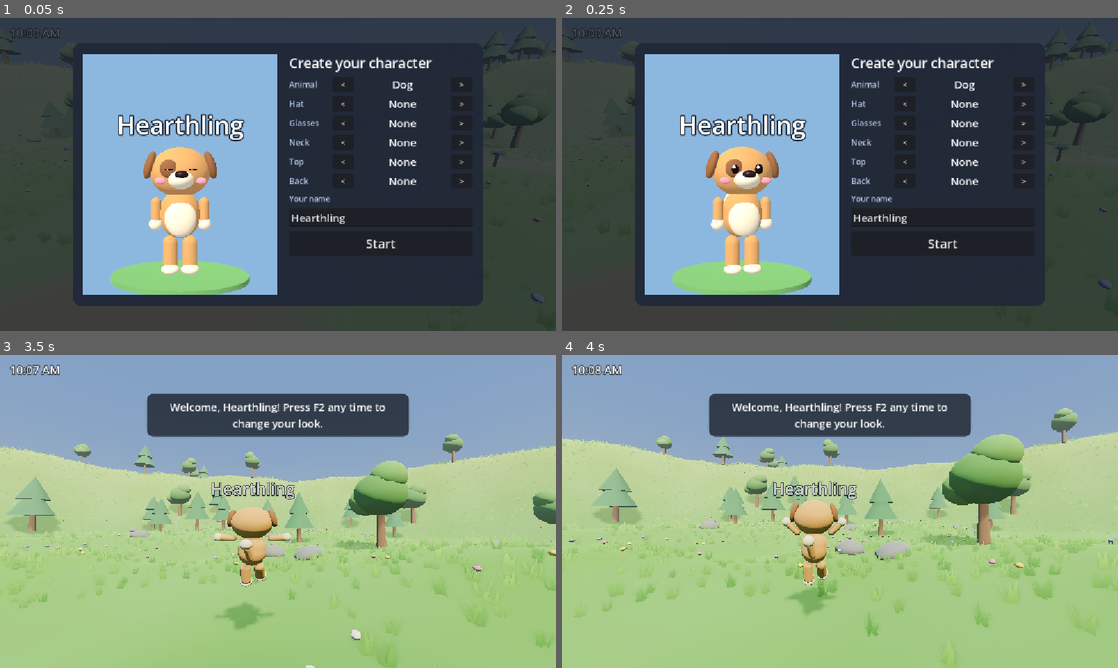
Above: before the commit, frames 1-4 (two rows, left to right).
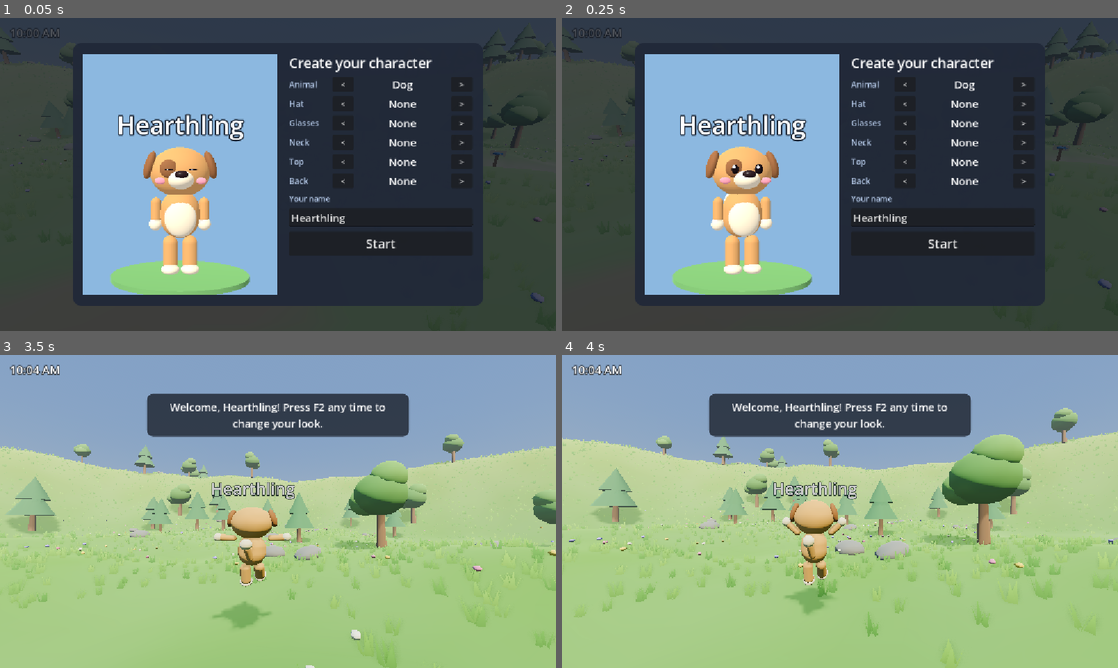
Above: after the commit, the same moments.

Repository: poncema4/Hearthwild
Game: Godot game, scene res://scenes/world/world.tscn
The game is run twice, just before and just after one commit, with the same random seed, the same clock (stepped at 60 frames per second) and the same inputs.
Inputs (mouse positions are in pixels of both pictures, inside the frame that each line leads up to):
- Up to frame 1 (0.05 s): no input
- Up to frame 2 (0.25 s): no input
- Up to frame 3 (3.5 s): click "Start" at 0.5 s; tap F at 1.25, 2, 2.75 s; move the mouse to (305, 511) at 1.27 s; hold W (move_forward) from 1.28 s (still down); tap E (interact) at 1.35, 2.85 s; click (305, 511) at 1.42 s; tap Space (jump) at 1.52, 1.82, 2.27, 2.57 s; move the mouse to (250, 511) at 2.02 s; tap Shift (sprint) at 2.1 s; move the mouse to (289, 505) at 2.77 s
- Up to frame 4 (4 s): keep holding W (move_forward); tap F at 3.5 s; move the mouse to (834, 517) at 3.52 s; tap Shift (sprint) at 3.6 s; click (834, 517) at 3.67 s; tap Space (jump) at 3.77 s

The runs differ from the first frame. In frame 3, less than 0.1% of the frame differs, in the area x 2-73%, y 3-84%; in frame 4, less than 0.1%.

Commit message:
feat: 20-minute Minecraft-style day (about 10 minutes of night) + roadmap
- DayNight.DEFAULT_DAY_LENGTH = 1200 s (was 720). Tests read the constant; the clock-rate
  test now fails for any other day length (checked with 720 and 900).
- Roadmap recorded in docs/VISION.md and AGENTS.md section 13: bigger world and village,
  realistic lake, shared screen place, Health + zombies with sunlight burn, UI/UX passes.

Co-Authored-By: Claude Sonnet 5.5 <noreply@anthropic.com>

Diff:
--- a/scripts/world/day_night.gd
+++ b/scripts/world/day_night.gd
@@ -4,7 +4,7 @@
 ## moon at night, sky/fog colours with orange dusk and dawn, dimmer ambient light,
 ## and lamps that switch on after dark.
 ##
-## One in-game day lasts `day_length_seconds` of real time (12 minutes by default).
+## One in-game day lasts `day_length_seconds` of real time (20 minutes by default, like Minecraft: about 10 of them are night).
 ## Hour 0 is midnight, 12 is noon; the sun rises at 6 and sets at 18. The clock
 ## runs on the physics tick, so it is deterministic in tests.
 ##
@@ -18,7 +18,9 @@
 signal night_started
 signal day_started
 
-@export var day_length_seconds: float = 720.0
+const DEFAULT_DAY_LENGTH := 1200.0
+
+@export var day_length_seconds: float = DEFAULT_DAY_LENGTH
 @export_range(0.0, 24.0) var start_hour: float = 10.0
 @export var paused: bool = false
 @export var sun_path: NodePath = ^"../Sun"
--- a/tests/functional/test_daynight.gd
+++ b/tests/functional/test_daynight.gd
@@ -105,13 +105,13 @@
 	kit.check("lighting is smooth over the day (per 6 game minutes: sun under 0.25, sky under 0.05, night amount under 0.2)",
 			worst_sun < 0.25 and worst_sky < 0.05 and worst_night < 0.2, "worst sun %.3f sky %.3f night %.3f" % [worst_sun, worst_sky, worst_night])
 
-	# 6. The clock runs on the physics tick: 6 s of a 720 s day = 0.2 hours, and it wraps at midnight.
+	# 6. The clock runs on the physics tick: 6 s of the default day (DayNight.DEFAULT_DAY_LENGTH, 20 minutes) = 0.12 hours, and it wraps at midnight.
 	dn.set_time(10.0)
 	dn.paused = false
 	await kit.physics_frames(360)
-	kit.check("a running clock advances 0.2 game hours in 6 real seconds", absf(dn.hour - 10.2) < 0.01, "hour %.3f" % dn.hour)
+	kit.check("a running clock advances 0.12 game hours in 6 real seconds (a 20-minute day)", dn.day_length_seconds == DayNight.DEFAULT_DAY_LENGTH and DayNight.DEFAULT_DAY_LENGTH == 1200.0 and absf(dn.hour - 10.12) < 0.005, "hour %.3f, day %.0f s" % [dn.hour, dn.day_length_seconds])
 	dn.set_time(23.95)
-	await kit.physics_frames(180)
+	await kit.physics_frames(240)
 	kit.check("the clock wraps past midnight", dn.hour < 0.1 and dn.hour > 0.0, "hour %.3f" % dn.hour)
 	dn.paused = true
 	var frozen := dn.hour
@@ -134,7 +134,7 @@
 	await kit.physics_frames(150)
 	dn.paused = true
 	kit.check("day_started fires exactly once as the morning comes", counts["day"] == 1 and counts["night"] == 1, "night %d day %d at hour %.2f" % [counts["night"], counts["day"], dn.hour])
-	dn.day_length_seconds = 720.0
+	dn.day_length_seconds = DayNight.DEFAULT_DAY_LENGTH
 
 	# 8. The village lamps light up at night and are dark by day.
 	var lamps: Array[Node] = kit.tree.get_nodes_in_group(&"night_light")
--- a/tests/functional/test_sleep.gd
+++ b/tests/functional/test_sleep.gd
@@ -137,7 +137,7 @@
 	# 5. Waking: standing beside the bed, free, with a greeting.
 	var hour_awake := clock.hour
 	await kit.physics_frames(60)
-	kit.check("after waking the clock keeps running (about 0.03 h per second of a 12-minute day)", clock.hour > hour_awake + 0.02 and clock.hour < hour_awake + 0.06, "%.3f -> %.3f" % [hour_awake, clock.hour])
+	kit.check("after waking the clock keeps running (0.02 h per second of a 20-minute day)", clock.hour > hour_awake + 0.012 and clock.hour < hour_awake + 0.03, "%.3f -> %.3f" % [hour_awake, clock.hour])
 	clock.paused = true  # back to the kit's frozen clock for the rest of the test
 	var up_box := _bounds(model)
 	kit.check("after waking: free to move, collision back, standing beside the bed (not inside it), on the floor",
--- a/tests/playtests/playtest_daynight.gd
+++ b/tests/playtests/playtest_daynight.gd
@@ -61,7 +61,7 @@
 			"A whole day at one game hour per real second: 9 thumbnails 3 game hours apart (6 AM, 9 AM, 12 PM, 3 PM, 6 PM, 9 PM, 12 AM, 3 AM, 6 AM), the camera fixed on the sky and the plaza.",
 			"The sun climbs from the horizon in the morning, is overhead at noon, sinks toward the other side by 6 PM with an or …(282 unchanged characters)…
 	kit.day_night.paused = true
-	kit.day_night.day_length_seconds = 720.0
+	kit.day_night.day_length_seconds = DayNight.DEFAULT_DAY_LENGTH
 	kit.day_night.set_time(10.0)
 	print("SCREENSHOTS: %s/daynight/%s" % [kit.shots_base, kit.shots_stamp])
 	kit.finish()
Not shown, changed: AGENTS.md
Not shown, changed: README.md
Not shown, changed: docs/INTENTIONAL.md
Not shown, changed: docs/VISION.md
